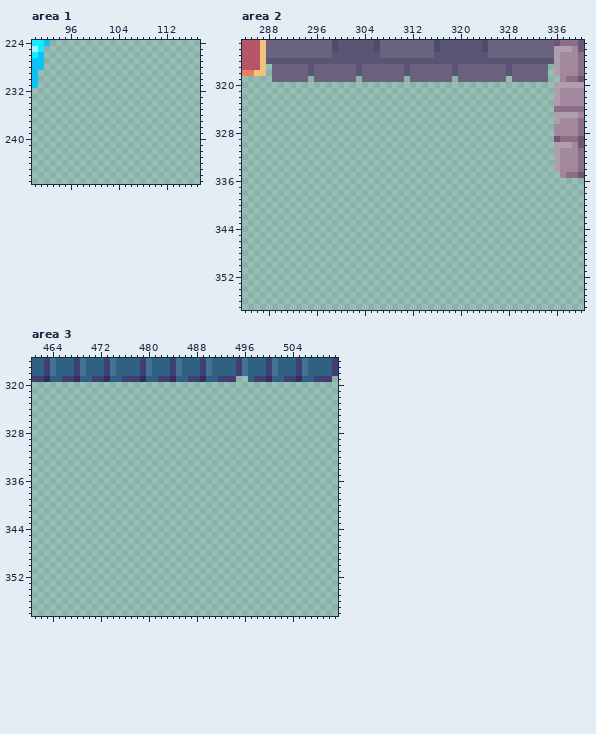
One commit to this pixel-art file: Dragon.gmx/GFX/tiles.aseprite. The first picture shows the starting point.
512x480 pixels, 1 frame. Colours within 5 levels of each other are drawn and written as one. Shown: area 1: x 90..117, y 224..247; area 2: x 284..340, y 313..357; area 3: x 461..511, y 316..358.
After:
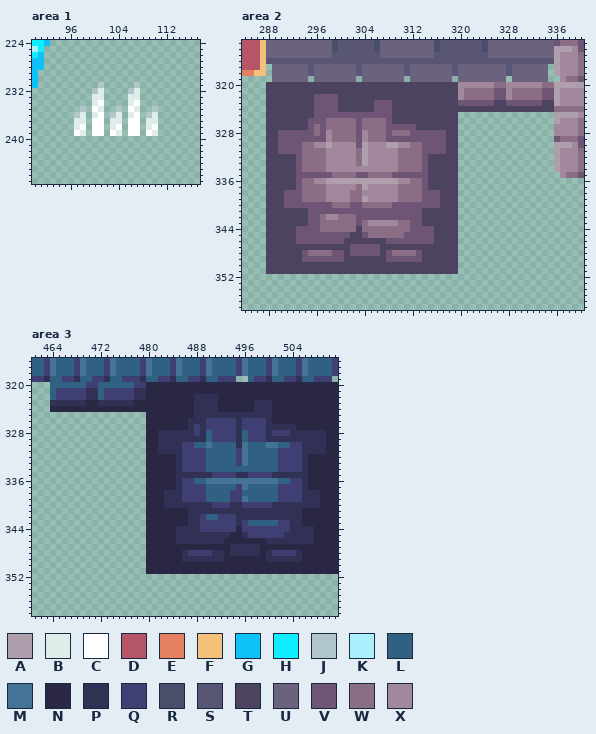
Palette (. is transparent): A #af9fac  B #deecea  C #ffffff  D #b55568  E #e58060  F #f4c17a  G #0ec2f7  H #0eeeff  J #b1c6cb  K #a9effc  L #306082  M #447395  N #292744  P #313055  Q #3f3f74  R #4b4e6a  S #595575  T #4b4360  U #6b627e  V #6e5575  W #8b6e85  X #a2889d
The exact change:
Area 1:
y 231: x 101 . -> J; x 107 . -> J
y 232: x 100..101 .. -> JB; x 106..107 .. -> JB
y 233: x 100..101 .. -> BB; x 106..107 .. -> BB
y 234: x 100..101 .. -> BC; x 106..107 .. -> BC
y 235: x 98 . -> J; x 100..101 .. -> CB; x 104 . -> J; x 106..107 .. -> CB; x 110 . -> J
y 236: x 97..98 .. -> JB; x 100..101 .. -> BC; x 103..104 .. -> JB; x 106..107 .. -> BC; x 109..110 .. -> JB
y 237: x 97..98 .. -> BB; x 100..101 .. -> CC; x 103..104 .. -> BB; x 106..107 .. -> CC; x 109..110 .. -> BB
y 238: x 97..98 .. -> BC; x 100..101 .. -> CC; x 103..104 .. -> BC; x 106..107 .. -> CC; x 109..110 .. -> BC
y 239: x 97..98 .. -> CB; x 100..101 .. -> CC; x 103..104 .. -> CB; x 106..107 .. -> CC; x 109..110 .. -> CB
Area 2:
y 320: x 288..335 ................................................ -> TTTTTTTTTTTTTTTTTTTTTTTTTTTTTTTTXXXXXXWWXXXXXXWW
y 321: x 288..335 ................................................ -> TTTTTTTTTTTTTTTTTTTTTTTTTTTTTTTTXWWWWWVVXWWWWWVV
y 322: x 288..335 ................................................ -> TTTTTTTTVVVVTTTTTTTTTTTTTTTTTTTTXWWWWWVVXWWWWWVV
y 323: x 288..335 ................................................ -> TTTTTTTTVVVVTTTTTTVVVTTTTTTTTTTTVVVVVVTTVVVVVVTT
y 324: x 288..335 ................................................ -> TTTTTTTTVVVVTTTTTTVVVTTTTTTTTTTTTTTTTTTTTTTTTTTT
y 325: x 288..319 ................................ -> TTTTTTTTVVVVVVVVVVVVVTTTTTTTTTTT
y 326: x 288..319 ................................ -> TTTTTTTVVVWWWWWVWWWWVTTTTTTTTTTT
y 327: x 288..319 ................................ -> TTTTTTTVWVWWWWWVWWWWVVVVVTTTTTTT
y 328: x 288..319 ................................ -> TTVVVVVVWVXWWWWVXWWWVWWWVVVVVVTT
y 329: x 288..319 ................................ -> TTVVVVVVVVXWWWWVXWWWVVVVVVVVVVTT
y 330: x 288..319 ................................ -> TTVVVVWWXXAXXXXVAXXXAAXXWWVVVVTT
y 331: x 288..319 ................................ -> TTVVVVWWWWXXXXXWAXXXXXWWWWVVVVTT
y 332..333: x 288..319 ................................ -> TTTTTVWWWWXXXXXWAXXXXXWWWWVTTTTT
y 334: x 288..319 ................................ -> TTTTTVWWWWXXXXXXXXXXXXWWWWVTTTTT
y 335: x 288..319 ................................ -> TTTTTVVVVVVWWWWVVWWWWVVVVVVTTTTT
y 336: x 288..319 ................................ -> TTTTTVWWXXAAAAAAAAAAAAXXWWVTTTTT
y 337: x 288..319 ................................ -> TTTTTVWWWWXXXXXWAXXXXXWWWWVTTTTT
y 338: x 288..319 ................................ -> TTTVVVWWWWXXXXWWXXXXXXWWWWVVVTTT
y 339: x 288..319 ................................ -> TTTVVVWWWWXXXXWWAXXXXXWWWWVVVTTT
y 340: x 288..319 ................................ -> TTTVVVVVVVVWWWVVWWWWWVVVVVVVVTTT
y 341: x 288..319 ................................ -> TTTTTTTVVVVVVVVVVVVVVVVVVVTTTTTT
y 342: x 288..319 ................................ -> TTTTTTTVVWXXWWWVVVVVVVVVVVTTTTTT
y 343: x 288..319 ................................ -> TTTTTTTVVWWWWWWVWXXXXXWWVVTTTTTT
y 344: x 288..319 ................................ -> TTTTTVVVVWWWWWWTWWWWWWWWVVVVTTTT
y 345: x 288..319 ................................ -> TTTTTVVVVVVVVVTTVWWWWWWVVVVVTTTT
y 346: x 288..319 ................................ -> TTTTTVVVVVVVVTTTTTTTVVVVVVVVTTTT
y 347: x 288..319 ................................ -> TTTTTTTTTTTTTTVVVVVTTTTTTTTTTTTT
y 348: x 288..319 ................................ -> TTTTTTVWWWWVVTVVVVVTVWWWWVTTTTTT
y 349: x 288..319 ................................ -> TTTTTTVVVVVVVTTTTTTTVVVVVVTTTTTT
y 350..351: x 288..319 ................................ -> TTTTTTTTTTTTTTTTTTTTTTTTTTTTTTTT
Area 3:
y 320: x 464..511 ................................................ -> LLLLLLQQLLLLLLQQNNNNNNNNNNNNNNNNNNNNNNNNNNNNNNNN
y 321: x 464..511 ................................................ -> LQQQQQPPLQQQQQPPNNNNNNNNNNNNNNNNNNNNNNNNNNNNNNNN
y 322: x 464..511 ................................................ -> LQQQQQPPLQQQQQPPNNNNNNNNPPPPNNNNNNNNNNNNNNNNNNNN
y 323: x 464..511 ................................................ -> PPPPPPNNPPPPPPNNNNNNNNNNPPPPNNNNNNPPPNNNNNNNNNNN
y 324: x 464..511 ................................................ -> NNNNNNNNNNNNNNNNNNNNNNNNPPPPNNNNNNPPPNNNNNNNNNNN
y 325: x 480..511 ................................ -> NNNNNNNNPPPPPPPPPPPPPNNNNNNNNNNN
y 326: x 480..511 ................................ -> NNNNNNNPPPQQQQQPQQQQPNNNNNNNNNNN
y 327: x 480..511 ................................ -> NNNNNNNPQPQQQQQPQQQQPPPPPNNNNNNN
y 328: x 480..511 ................................ -> NNPPPPPPQPLQQQQPLQQQPQQQPPPPPPNN
y 329: x 480..511 ................................ -> NNPPPPPPPPLQQQQPLQQQPPPPPPPPPPNN
y 330: x 480..511 ................................ -> NNPPPPQQLLMLLLLPMLLLMMLLQQPPPPNN
y 331: x 480..511 ................................ -> NNPPPPQQQQLLLLLQMLLLLLQQQQPPPPNN
y 332..333: x 480..511 ................................ -> NNNNNPQQQQLLLLLQMLLLLLQQQQPNNNNN
y 334: x 480..511 ................................ -> NNNNNPQQQQLLLLLLLLLLLLQQQQPNNNNN
y 335: x 480..511 ................................ -> NNNNNPPPPPPQQQQPPQQQQPPPPPPNNNNN
y 336: x 480..511 ................................ -> NNNNNPQQLLMMMMMMMMMMMMLLQQPNNNNN
y 337: x 480..511 ................................ -> NNNNNPQQQQLLLLLQMLLLLLQQQQPNNNNN
y 338: x 480..511 ................................ -> NNNPPPQQQQLLLLQQLLLLLLQQQQPPPNNN
y 339: x 480..511 ................................ -> NNNPPPQQQQLLLLQQMLLLLLQQQQPPPNNN
y 340: x 480..511 ................................ -> NNNPPPPPPPPQQQPPQQQQQPPPPPPPPNNN
y 341: x 480..511 ................................ -> NNNNNNNPPPPPPPPPPPPPPPPPPPNNNNNN
y 342: x 480..511 ................................ -> NNNNNNNPPQLLQQQPPPPPPPPPPPNNNNNN
y 343: x 480..511 ................................ -> NNNNNNNPPQQQQQQPQLLLLLQQPPNNNNNN
y 344: x 480..511 ................................ -> NNNNNPPPPQQQQQQNQQQQQQQQPPPPNNNN
y 345: x 480..511 ................................ -> NNNNNPPPPPPPPPNNPQQQQQQPPPPPNNNN
y 346: x 480..511 ................................ -> NNNNNPPPPPPPPNNNNNNNPPPPPPPPNNNN
y 347: x 480..511 ................................ -> NNNNNNNNNNNNNNPPPPPNNNNNNNNNNNNN
y 348: x 480..511 ................................ -> NNNNNNPQQQQPPNPPPPPNPQQQQPNNNNNN
y 349: x 480..511 ................................ -> NNNNNNPPPPPPPNNNNNNNPPPPPPNNNNNN
y 350..351: x 480..511 ................................ -> NNNNNNNNNNNNNNNNNNNNNNNNNNNNNNNN
